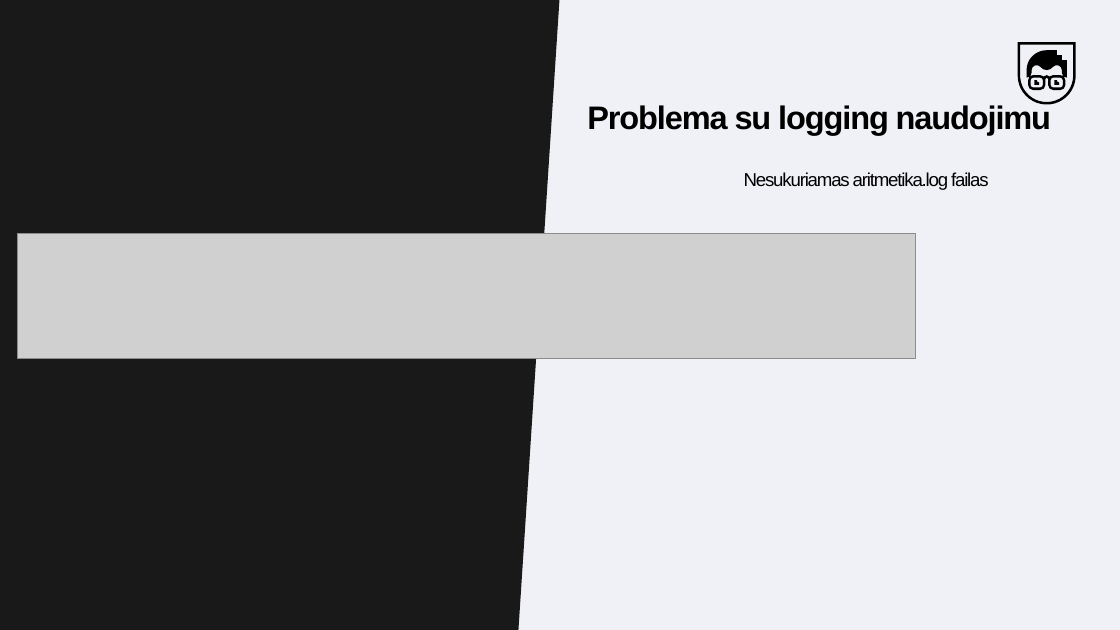
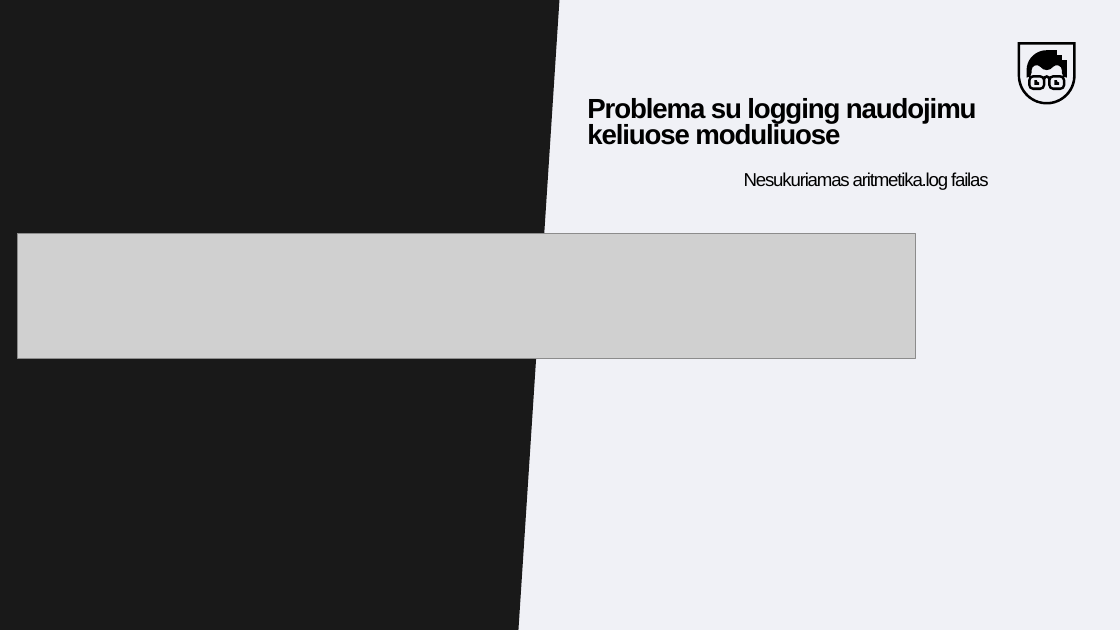
Before and after one commit to MantsSk/CA_Python, a slide deck: slide 13 of Skaidres-Medziaga/18_paskaita_Logginimas.pptx (slide 22 before the commit). Drawn at 1120x630 pixels with LibreOffice and Linux fonts; fonts in the diff are those of the drawing; grey boxes stand for pictures. Boxes give left, top, right and bottom in pixels: in the first picture for what was removed or moved away, otherwise in the second. Text is boxed around its words. In the diff, an @@ line names an element or a change of style, - is before the commit and + after.

```diff
--- a/Skaidres-Medziaga/18_paskaita_Logginimas.pptx
+++ b/Skaidres-Medziaga/18_paskaita_Logginimas.pptx
@@ text at <box>587,98,977,145</box>: text changed; size 27.9 to 23.7 pt @@
-Problema su logging naudojimu
+Problema su logging naudojimu keliuose moduliuose
```
Also in this commit, not shown: 7 other slides changed, 9 slides removed, 2 other files.
